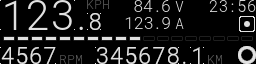
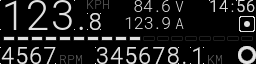
Comparing the layer stacks of the two 256px x 64px images. Changes:
painted on "Main" over [209, 0, 256, 12]
